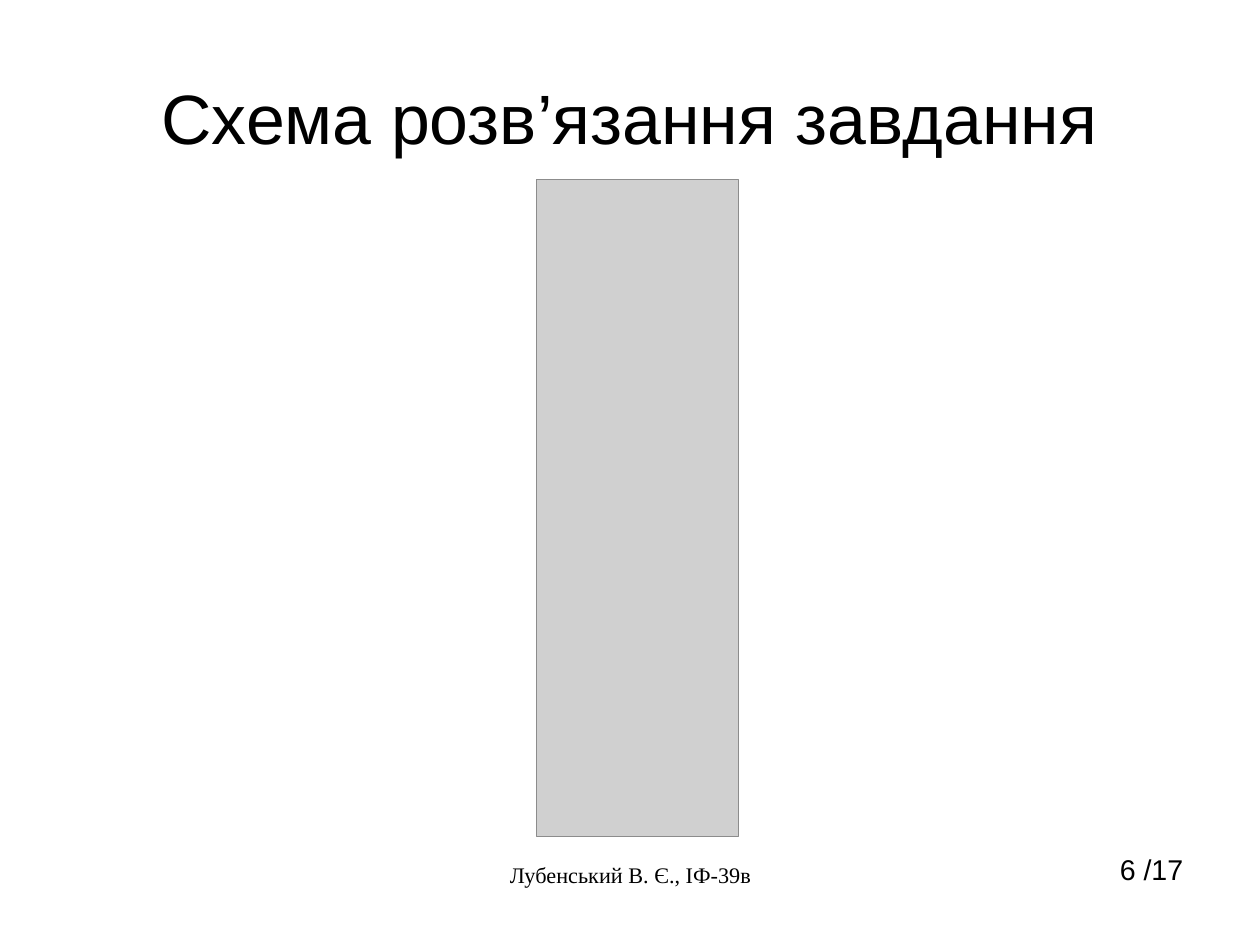
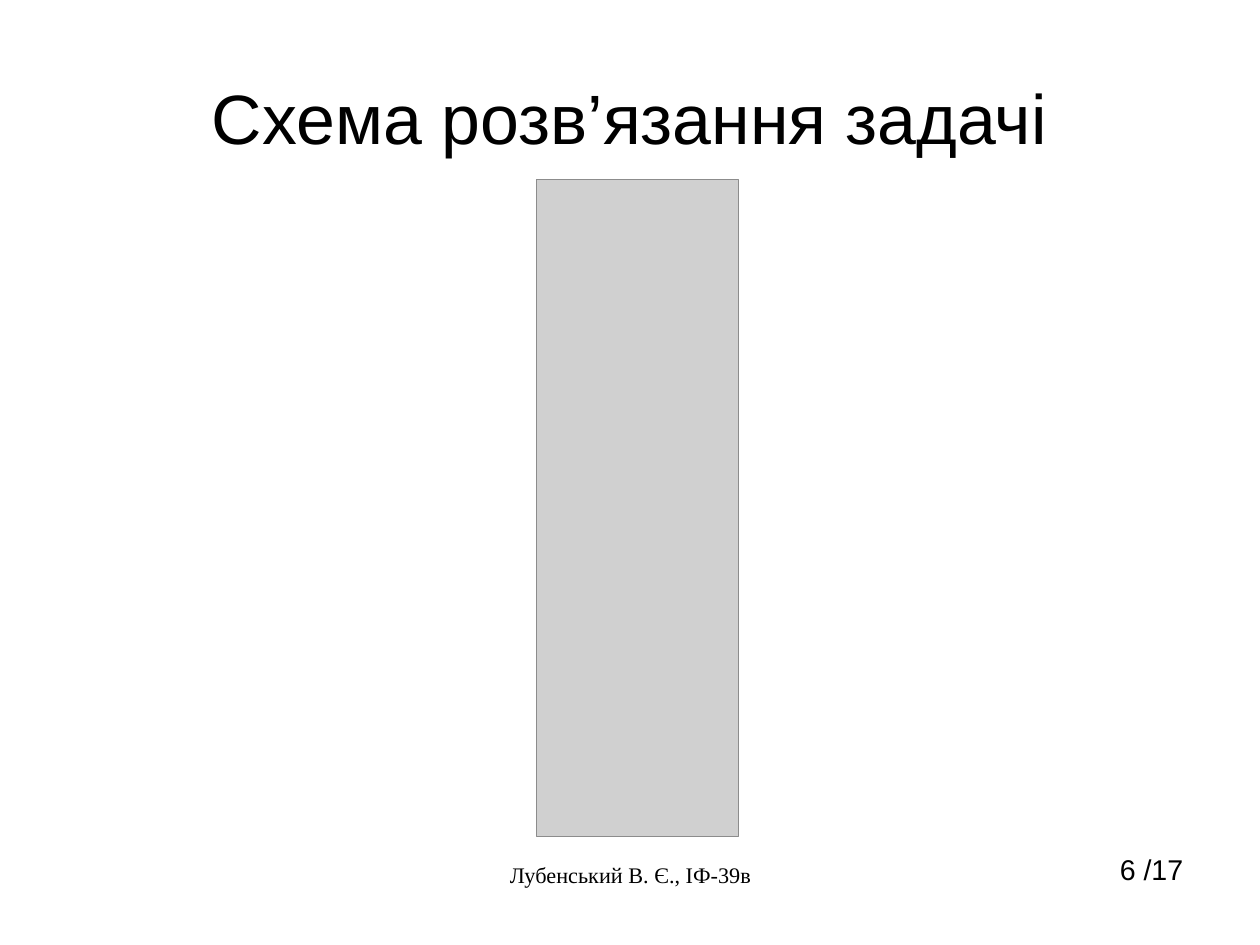
Before and after one commit to Bhanditz/LaTeX-STVUZ-KhPI, a slide deck: slide 6 of lubenskiy.odp. Drawn at 1260x945 pixels with LibreOffice and Linux fonts; fonts in the diff are those of the drawing; grey boxes stand for pictures. Boxes give left, top, right and bottom in pixels: in the first picture for what was removed or moved away, otherwise in the second. Text is boxed around its words. In the diff, an @@ line names an element or a change of style, - is before the commit and + after.

```diff
--- a/lubenskiy.odp
+++ b/lubenskiy.odp
@@ title at box(212, 93, 1047, 157): text changed @@
-Схема розв’язання завдання
+Схема розв’язання задачі
```
Also in this commit, not shown: 3 other slides changed, 7 other files.
